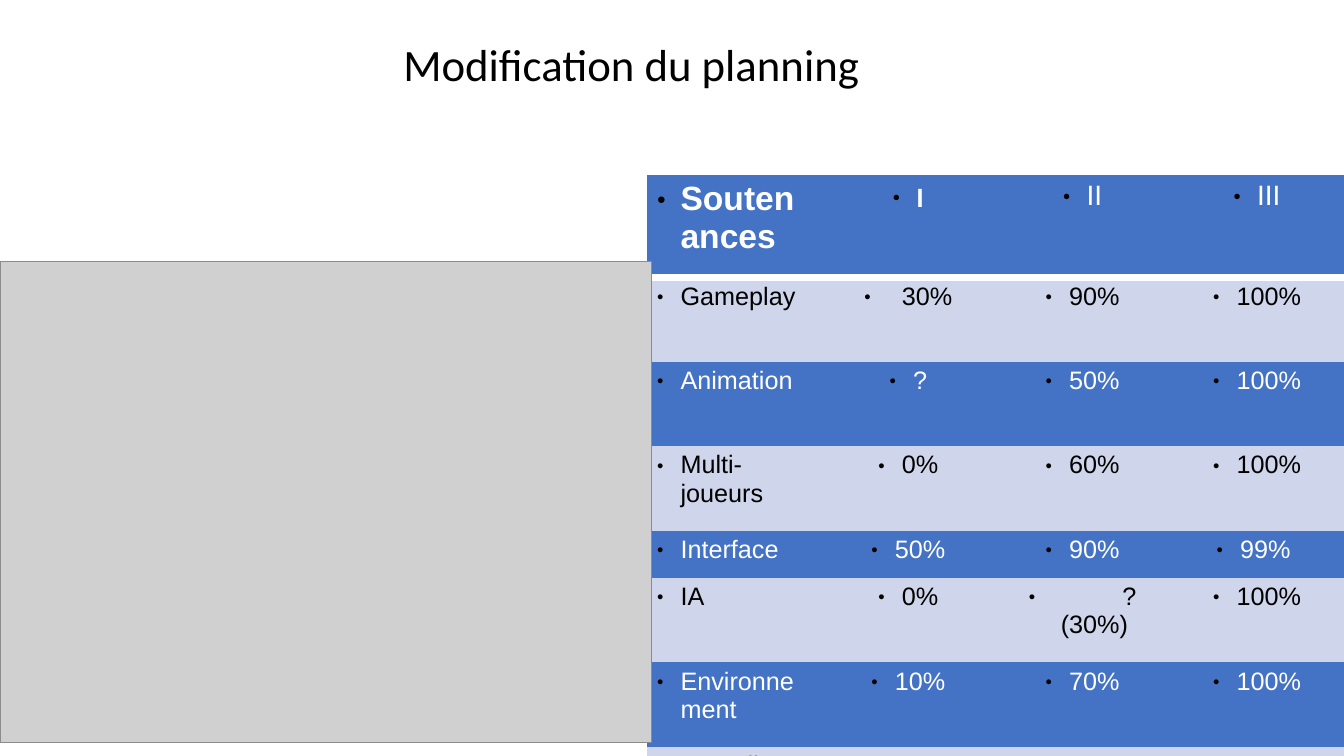
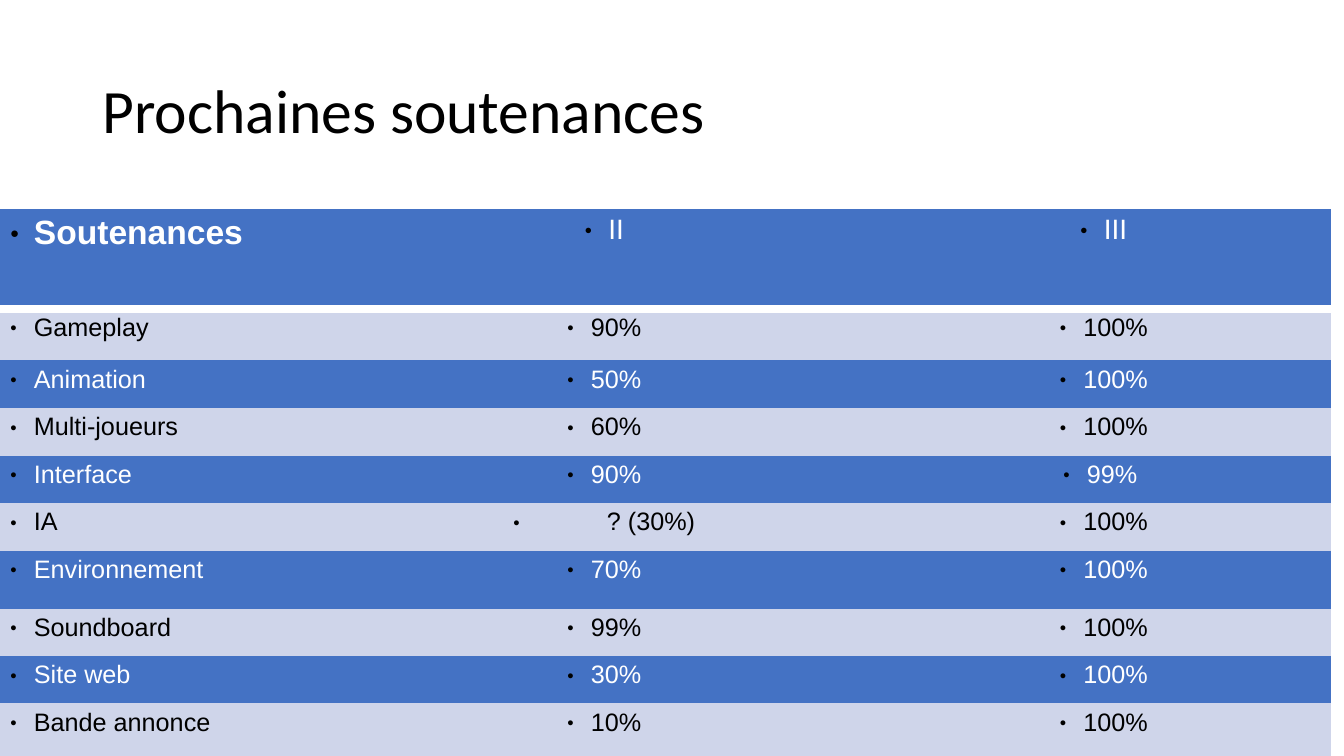
Before and after one commit to AlexandrEpita/Bizarre-Chess-Adventure, a slide deck: slide 9 of diapo soutenance.odp (slide 2 before the commit). Drawn at 1344x756 pixels with LibreOffice and Linux fonts; fonts in the diff are those of the drawing; grey boxes stand for pictures. Boxes give left, top, right and bottom in pixels: in the first picture for what was removed or moved away, otherwise in the second. Text is boxed around its words. In the diff, an @@ line names an element or a change of style, - is before the commit and + after.

```diff
--- a/diapo soutenance.odp
+++ b/diapo soutenance.odp
@@ text removed at (403,50,859,89) @@
-Modification du planning
@@ title added at (102,90,704,134), 44 pt, text #000000 @@
+Prochaines soutenances
@@ table at (0,210,1332,756) @@
-row 1, column 2: I
+row 1, column 2: 
-row 2, column 2: 30%
+row 2, column 2: 
-row 3, column 2: ?
+row 3, column 2: 
-row 4, column 2: 0%
+row 4, column 2: 
-row 5, column 2: 50%
+row 5, column 2: 
-row 6, column 2: 0%
+row 6, column 2: 
-row 7, column 2: 10%
+row 7, column 2: 
-row 8, column 2: 80%
+row 8, column 2: 
-row 9, column 2: 0%
+row 9, column 2: 
-row 10, column 2: 0%
+row 10, column 2: 
@@ table: place and size @@
-table at (647,175,1344,756)
+table at (0,210,1332,756)
@@ picture removed at (0,262,651,743) @@
```
Also in this commit, not shown: 2 other slides changed, 7 slides added, 4 slides removed.
